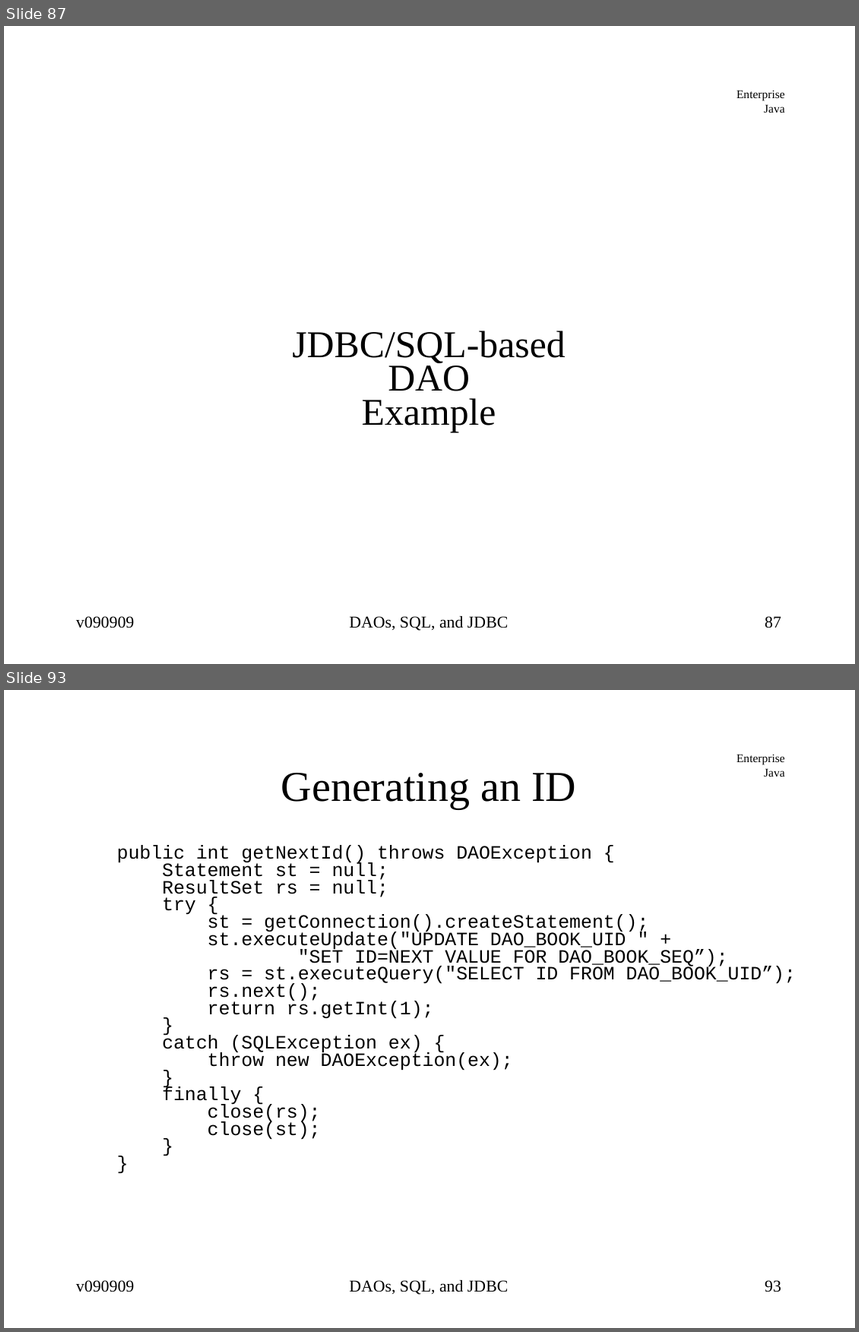
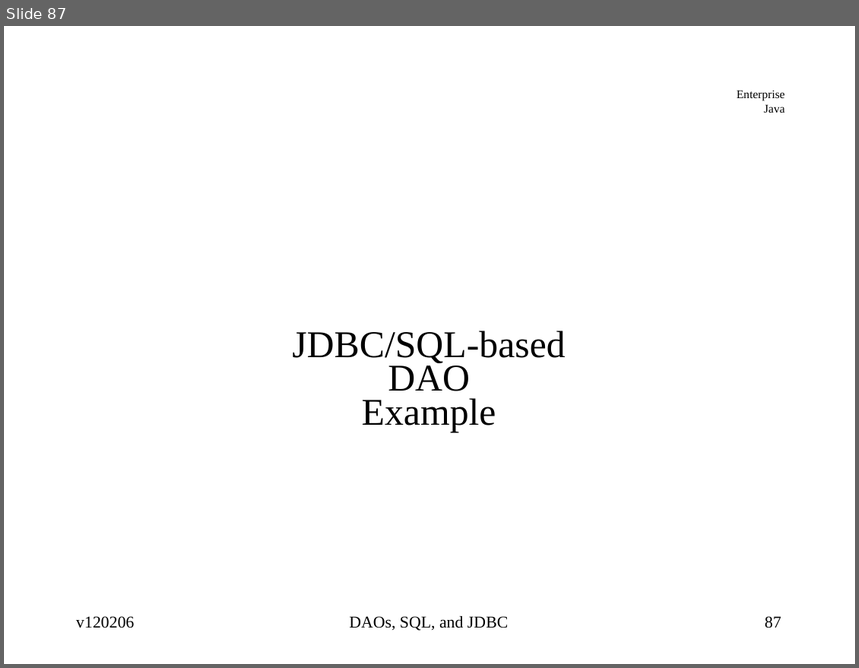
Before and after one commit to jcstaff/ejava-javaee, a slide deck: jdbcDAO/src/site/resources/lectures/jdbcDAO.ppt. Shown one above the other, each under a label of ours: slides 87 and 93 before the commit, slide 87 after it; the slides between them are not shown. The pictures are 859x1332 and 859x668 pixels, drawn with LibreOffice and Linux fonts; fonts in the diff are those of the drawing. Boxes give left, top, right and bottom in pixels: in the first picture for what was removed or moved away, otherwise in the second. Text is boxed around its words. In the diff, an @@ line names an element or a change of style, - is before the commit and + after.

```diff
--- a/jdbcDAO/src/site/resources/lectures/jdbcDAO.ppt
+++ b/jdbcDAO/src/site/resources/lectures/jdbcDAO.ppt
@@ slide 93 removed at bbox=[4, 690, 855, 1328], background #FFFFFF; not listed: 1 template element that a slide beside it also shows @@
@@ title removed at bbox=[281, 773, 576, 809] @@
-Generating an ID
@@ text removed at bbox=[117, 845, 796, 1139] @@
-public int getNextId() throws DAOException {
-Statement st = null;
-ResultSet rs = null;
-try {
-st = getConnection().createStatement();
-st.executeUpdate("UPDATE DAO_BOOK_UID " +
-"SET ID=NEXT VALUE FOR DAO_BOOK_SEQ”);
-rs = st.executeQuery("SELECT ID FROM DAO_BOOK_UID”);
-rs.next();
-return rs.getInt(1);
-}
-catch (SQLException ex) {
-throw new DAOException(ex);
-}
-finally {
-close(rs);
-close(st);
-}
-}
@@ text removed at bbox=[76, 1281, 134, 1293] @@
-v090909
@@ text removed at bbox=[349, 1281, 508, 1295] @@
-DAOs, SQL, and JDBC
@@ page number removed at bbox=[765, 1281, 781, 1293] @@
-93
@@ slide 87 changed as well @@
@@ text at bbox=[76, 617, 134, 629]: text changed @@
-v090909
+v120206
```
Also in this commit, not shown: 95 other slides changed, 1 slide added, 3 other slides removed.
